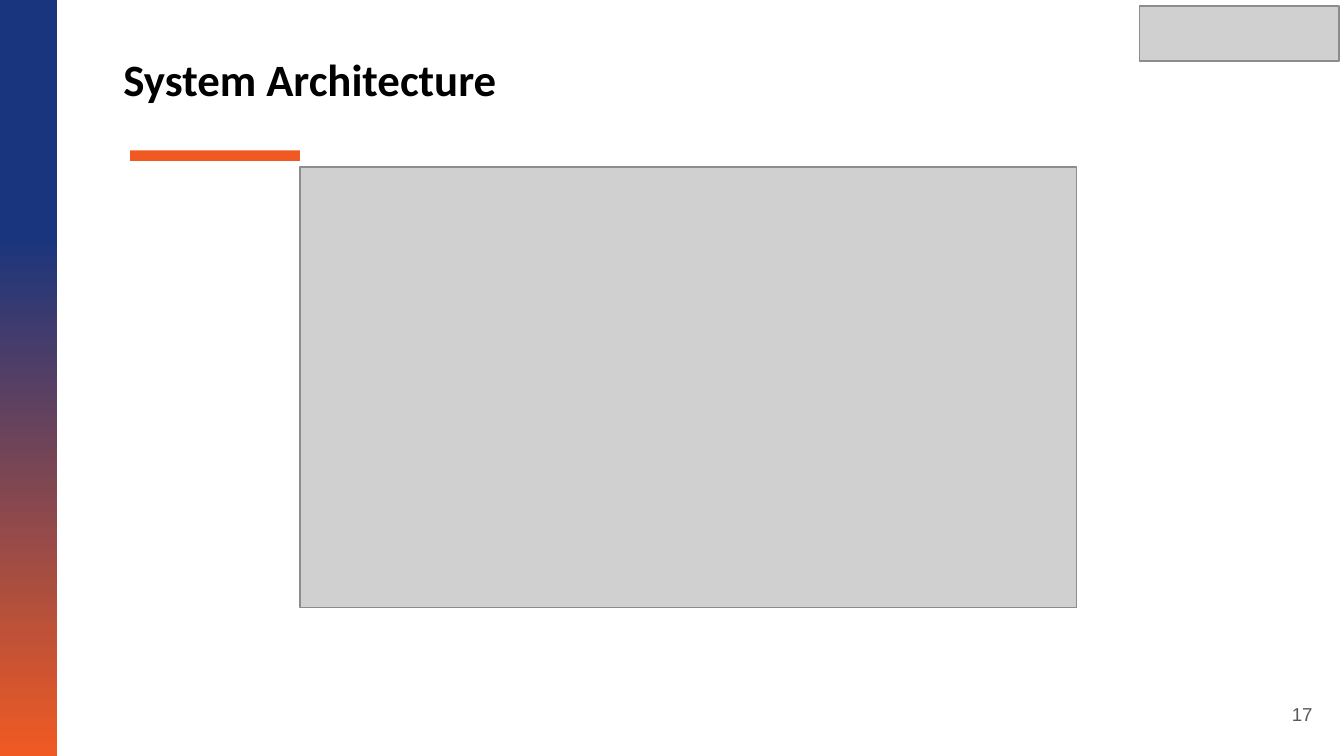
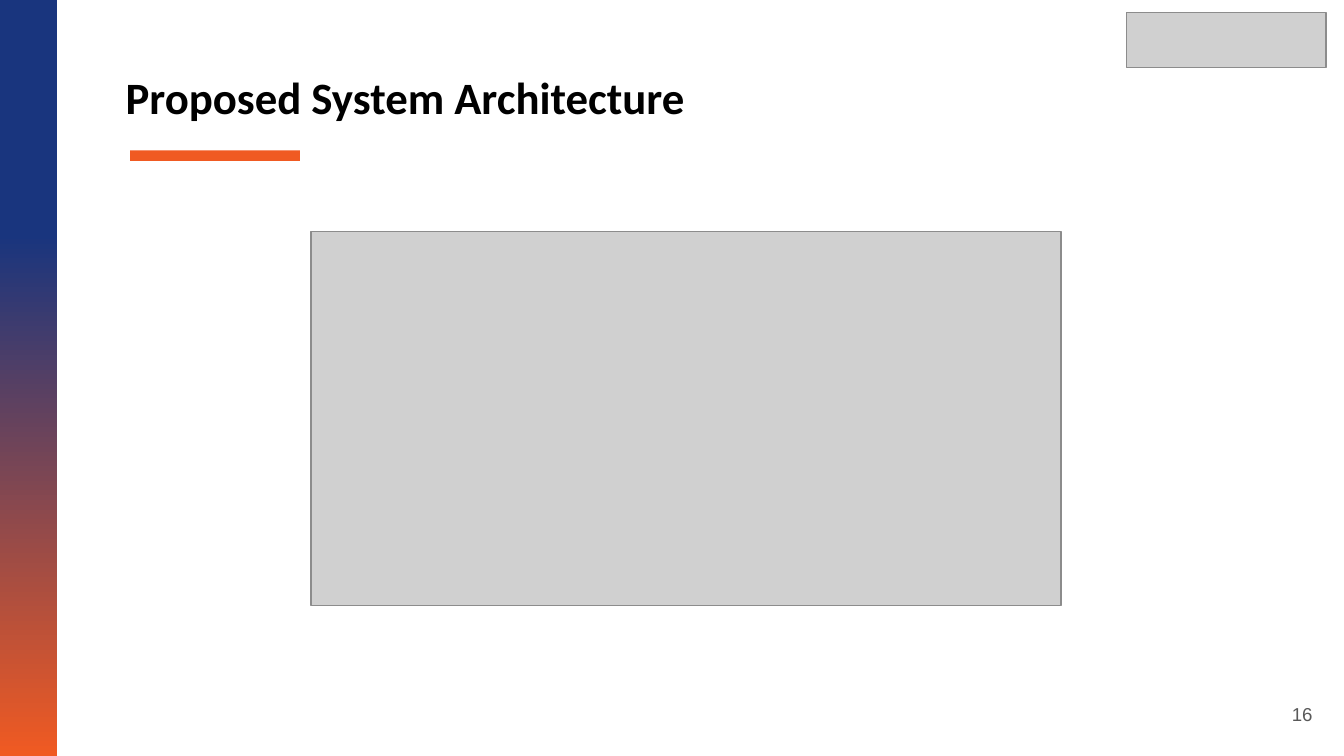
Before and after one commit to sreenithi21/ADAV, a slide deck: slide 16 of NGN PPT/AV_NGN_LAB_PPT.pptx (slide 17 before the commit). Drawn at 1344x756 pixels with LibreOffice and Linux fonts; fonts in the diff are those of the drawing; grey boxes stand for pictures. Boxes give left, top, right and bottom in pixels: in the first picture for what was removed or moved away, otherwise in the second. Text is boxed around its words. In the diff, an @@ line names an element or a change of style, - is before the commit and + after.

```diff
--- a/NGN PPT/AV_NGN_LAB_PPT.pptx
+++ b/NGN PPT/AV_NGN_LAB_PPT.pptx
@@ picture: place and size @@
-picture at (1140, 7, 1339, 62)
+picture at (1126, 12, 1325, 67)
@@ text at (126, 82, 684, 121): text changed @@
-System Architecture
+Proposed System Architecture
@@ picture: place and size @@
-picture at (300, 167, 1077, 607)
+picture at (310, 231, 1060, 605)
@@ page number at (1292, 708, 1313, 721): text changed @@
-17
+16
```
Also in this commit, not shown: 18 other slides changed, 4 slides added, 5 slides removed, 14 other files.
